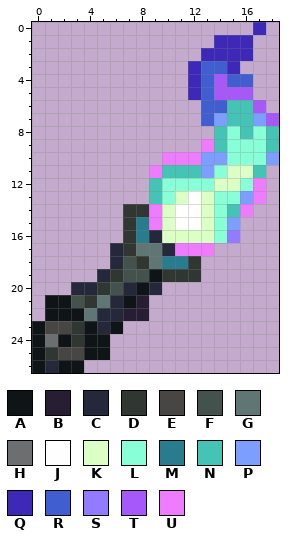
Two states of a pixel-art sprite, Content/MoonlightMagic/Weapons/WillowOfTheWisps.png. The first picture shows the starting point.
The file is 38x54 pixels, drawn in blocks of 2x2; one block is one cell here. Colours within 5 levels of each other are drawn and written as one.
Palette (. is transparent): A #0f1417  B #281e34  C #24283a  D #303733  E #474644  F #43524d  G #607675  H #6c6f6f  J #fefefe  K #dbffc5  L #89ffd8  M #287c8e  N #45c4b6  P #7b9eff  Q #3d28b8  R #415ed1  S #927bff  T #a659f8  U #ef7bff
Pixels before, first column x 0:
 0 .................Q.
 1 ..............QQQ..
 2 .............QQQQ..
 3 ............QRRQ...
 4 ............QRTRR..
 5 ............QRTTT..
 6 .............RRNNT.
 7 .............RPNNPT
 8 ..............NLNLN
 9 .............UNLLLN
10 ..........UUUPPLLLP
11 .........UNNNPLKKN.
12 .........NLLLLKKLU.
13 .........NLKJKLLPU.
14 .......DDUKJJKLNU..
15 .......DMUKJJKLP...
16 .......DMCKKKKLS...
17 ......CDGGCUUU.....
18 ......CFDGMMD......
19 .....CDFFADDD......
20 ...CCDFCAC.........
21 .AAFDGCAB..........
22 .AAAGCCBB..........
23 AEEDACA............
24 AHADAA.............
25 ADEEAA.............
26 ACAA...............
The same view after the edit:
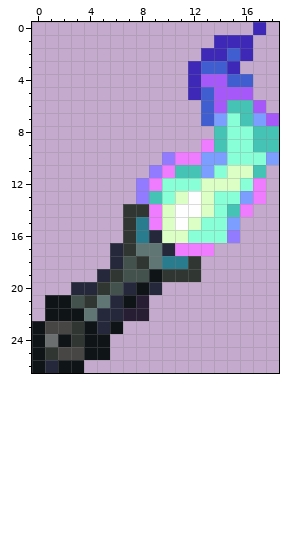
Difference:
Changed rows in their new state; - is an unchanged pixel.
first column x 8:
 2 -------R--
 4 -----T----
 6 ------T---
 7 -------L--
 8 --------LN
 9 ---------N
10 --S-------
11 -SU-------
12 SU---K----
13 S---------
15 ----KL----
16 ----LL----
Changed places in both pictures, as pixel boxes (x1, y1, x2, y2):
changed: (136, 48, 266, 243)
